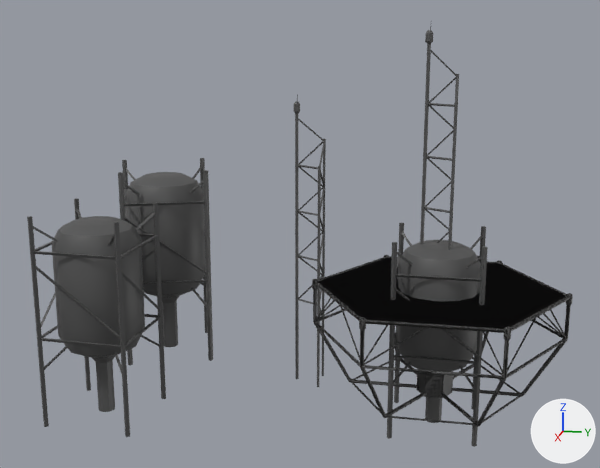
An edit to the Blender file src_rust/pilot/pilot_resource_management/src/resources/raw/blends/other_assets.blend, drawn before and after from the same camera.
One viewpoint serves both versions: a 50 mm lens placed at (64.0, 1.6, 20.0), pointed at (2.1, -10.8, 4.5). Every picture has the same lights, and +X, +Y and +Z are marked at lower right. The same objects are shown in both versions, whatever each file hides.

The first picture shows 'LandingPad.001', 'LightTruss', 'Tank.001', 'Tank.002', 'fuel_tank', 'landing_pad', 'light_truss'.
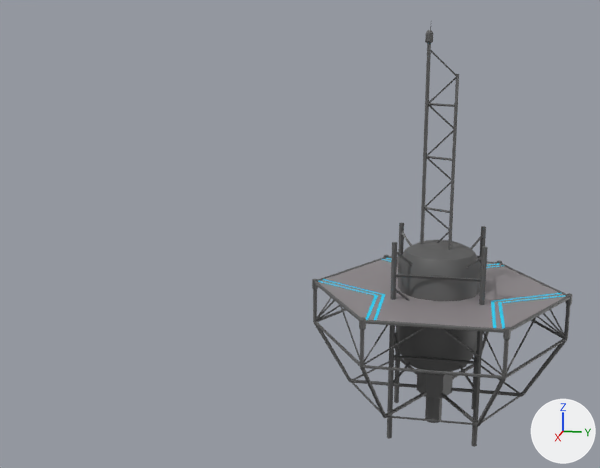
Where the newer file only moved an object's origin or applied its transform, the numbers keep the older frame.

What the commit changed:
Picture 'Untitled' (img_untitled) is new.
In material 'Material.001' (mat_material_001), base_color is no longer (0.0835, 0.0835, 0.0835), dark grey #525252.
In material 'Material.001' (mat_material_001), texture is now set to img_untitled.
me_cylinder_002 is used by ob_fuel_tank; location (0.0, 0.0, 0.0).
me_cylinder_002 had 76 vertices, 47 faces and spanned x -3.5..3.3, y 0.0..3.5, z -11.5..4.5.
me_cylinder_002 now has 258 vertices, 188 faces and spans x -3.5..3.5, y -3.5..3.5, z -11.5..4.5.
me_cylinder_002 part 1: the loose piece of 8 vertices spanning x -3.5..-3.1, y 3.1..3.5, z -11.5..4.5 is copied, and the copy is turned 180 degrees about the z axis through the mesh origin; it spans x 3.1..3.5, y -3.5..-3.1, z -11.5..4.5.
me_cylinder_002 part 2: the loose piece of 6 vertices spanning x -3.4..-1.5, y 1.5..3.4, z 1.9..3.9 is copied, and the copy is turned -180 degrees about the z axis through the mesh origin; it spans x 1.5..3.4, y -3.4..-1.5, z 1.9..3.9.
me_cylinder_002 part 3: the loose piece of 8 vertices spanning x -3.5..-3.1, y 3.1..3.5, z -11.5..4.5 is copied, and the copy is turned -90 degrees about the z axis through the mesh origin; it spans x 3.1..3.5, y 3.1..3.5, z -11.5..4.5.
me_cylinder_002 part 4: the loose piece of 6 vertices spanning x -3.3..3.3, y 3.2..3.4, z 1.8..2.0 is copied, and the copy is turned -90 degrees about the z axis through the mesh origin; it spans x 3.2..3.4, y -3.3..3.3, z 1.8..2.0.
me_cylinder_002 part 5: the loose piece of 6 vertices spanning x -3.3..3.3, y 3.2..3.4, z -4.2..1.0 is copied, and the copy is turned -90 degrees about the z axis through the mesh origin; it spans x 3.2..3.4, y -3.3..3.3, z -4.2..1.0.
me_cylinder_002 part 6: 68 vertices added at x -2.8..3.2, y -3.2..2.8, z -11.2..3.6.
me_cylinder is used by ob_landing_pad; location (0.0, -0.01, 0.0).
me_cylinder had 720 vertices, 496 faces and spanned x -8.8..8.8, y -10.2..10.2, z -8.7..0.3.
me_cylinder now has 721 vertices, 524 faces and spans x -8.8..8.8, y -10.2..10.2, z -8.7..0.3.
me_cylinder part 7: 34 vertices moved within x -8.7..8.7, y -10.0..10.0, z -3.5..0.0; 45 vertices removed from x -8.7..8.7, y -9.9..10.0, z -3.5..0.1; 57 vertices added at x -8.7..8.7, y -9.9..9.9, z -3.5..0.1.
me_cylinder part 8: 2 vertices moved within x 0.0, y 7.0, z -8.4; 22 vertices removed from x -6.0..6.0, y -6.9..7.0, z -8.5..-8.3; 11 vertices added at x -0.1..5.9, y -6.9..6.9, z -8.7..-8.3.
me_cylinder part 9: 332 kept faces spanning x -8.8..8.8, y -10.2..10.2, z -8.7..0.3 get new texture (UV) coordinates.
me_cylinder part 10: 19 kept faces spanning x -1.2..1.2, y -1.4..5.4, z -8.7..0.0 are now shaded smooth.
Object 'fuel_tank' (ob_fuel_tank) loses its ARRAY modifier named 'Array'.
Modifier setting removed (it was count = 4).
Modifier setting removed (it was use_relative_offset = False).
Modifier setting removed (it was use_merge_vertices = True).
Modifier setting removed (it was use_merge_vertices_cap = True).
Modifier setting removed (it was use_object_offset = True).
Modifier setting removed (it was offset_object = ob_r90).
Object 'LandingPad.001' (ob_landingpad_001) is now hidden.
Object 'Tank.002' (ob_tank_002) is now hidden.
Object 'Tank.001' (ob_tank_001) is now hidden.
Object 'LightTruss' (ob_lighttruss) is now hidden.

Boxes [x1, y1, x2, y2] around the edits, measured in the pictures (600 x 468 px; the box of a moved part takes in the faces that stretch with it):
'Tank.001', hidden: before [27, 198, 166, 437]
'landing_pad', surface changed, reshaped (black to grey): [312, 255, 573, 426] in both
'Tank.002', hidden: before [118, 158, 213, 366]
'LightTruss', hidden: before [294, 94, 326, 387]
'LandingPad.001', hidden: before [360, 260, 570, 338]
part 1 of me_cylinder_002, added: after [387, 242, 397, 439]
part 2 of me_cylinder_002, added: after [397, 252, 412, 265]
part 3 of me_cylinder_002, added: after [471, 246, 488, 447]
part 4 of me_cylinder_002, added: after [395, 274, 482, 282]
part 5 of me_cylinder_002, added: after [394, 288, 478, 355]
part 6 of me_cylinder_002, added: after [396, 240, 481, 423]
part 7 of me_cylinder, moved or reshaped: before [314, 258, 571, 426]; after [314, 258, 570, 426]
part 8 of me_cylinder, moved or reshaped: before [350, 358, 522, 425]; after [351, 381, 521, 425]
part 9 of me_cylinder, surface changed (black to grey): [312, 255, 573, 426] in both
part 10 of me_cylinder, shading changed: [417, 371, 453, 398] in both
